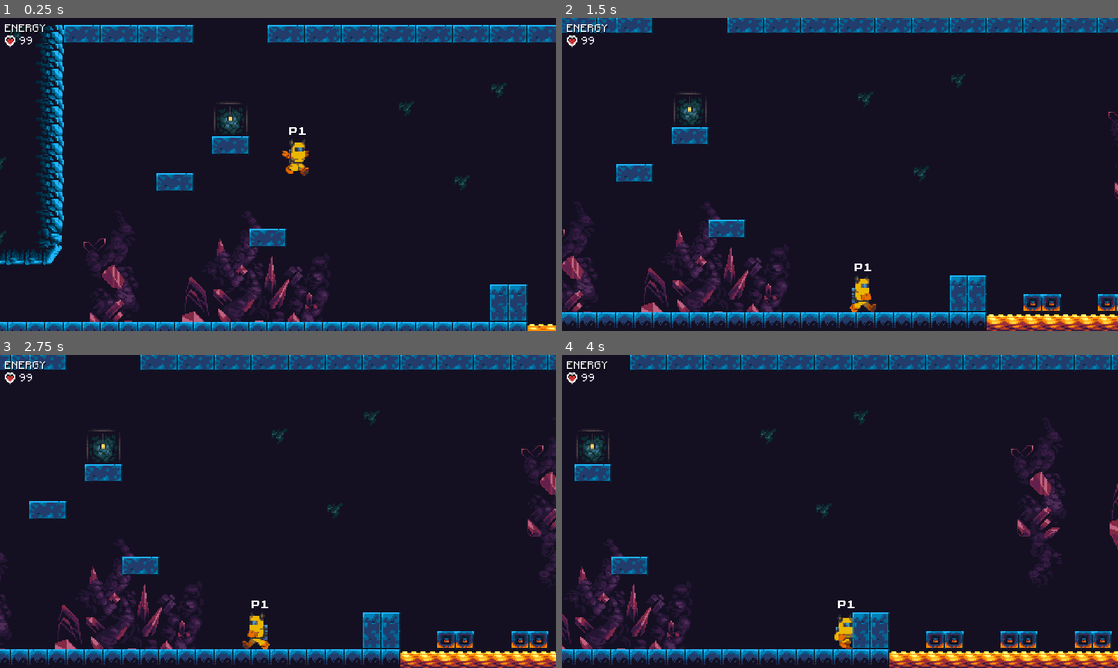
Above: before the commit, frames 1-4 (two rows, left to right).
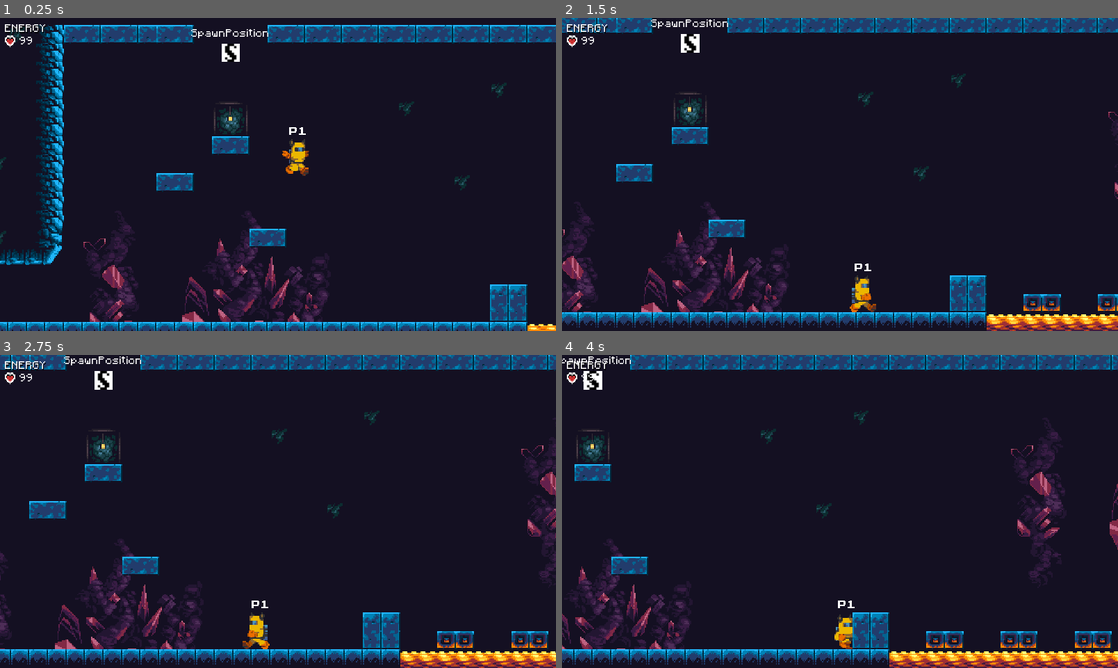
Above: after the commit, the same moments.

Repository: Levrault/philemon-adventure
Game: Godot game, scene res://src/World/Room/Room01.tscn
Two runs of this game, one before a commit and one after it. Both use one fixed random seed, a clock stepped at 60 frames per second and the inputs below. This scene is started directly instead of the project's main scene.
Inputs (mouse positions are in pixels of both pictures, inside the frame that each line leads up to):
- Up to frame 1 (0.25 s): no input
- Up to frame 2 (1.5 s): tap Enter (ui_accept) at 0.5 s; move the mouse to (962, 158) at 0.52 s; hold Space (jump_0) 0.53-1.28 s; hold D (ui_right) from 0.53 s (still down); click (962, 158) at 0.67 s; move the mouse to (728, 190) at 1.27 s; tap Space (jump_0) at 1.35 s
- Up to frame 3 (2.75 s): tap Space (jump_0) at 1.52, 1.82 s; move the mouse to (333, 442) at 2.02 s; release D (ui_right) at 2.03 s; hold A (ui_left) from 2.03 s (still down); hold Space (jump_0) from 2.03 s (still down)
- Up to frame 4 (4 s): move the mouse to (812, 574) at 2.77 s; release A (ui_left) at 2.78 s; release Space (jump_0) at 2.78 s; hold D (ui_right) from 2.78 s (still down); tap Space (jump_0) at 2.85, 3.02, 3.32 s; click (812, 574) at 2.92 s; move the mouse to (1006, 558) at 3.52 s; hold Space (jump_0) from 3.53 s (still down)

The runs differ from the first frame. In frame 1, 0.3% of the frame differs, in the area x 34-49%, y 3-14%; in frame 2, 0.3%, in the area x 16-30%, y 0-12%; in frame 3, 0.3%; in frame 4, 0.3%.

Commit message:
feat: add intro

Diff:
--- a/i18n/in-game.csv
+++ b/i18n/in-game.csv
@@ -1,12 +1,17 @@
 ,en,fr
 ingame.double_jump_unlocked,"Double jump has been unlocked","Tbt:ingame.double_jump_unlocked"
-ingame.beam_unlocked,"Beam has been unlocked","ingame.beam_unlocked"
-ingame.hyperbeam_unlocked,"Hyperbeam has been unlocked, charge it to use it","Tbt:ingame.hyperbeam_unlocked"
+ingame.jump_unlocked,"Jump boots unlocked! You can now jump!","Bottes de saut débloqués! Tu peux maintenant sauter!"
+ingame.beam_unlocked,"Beam has been unlocked!","Le pistolet laser a été débloqué!"
+ingame.hyperbeam_unlocked,"Hyperbeam has been unlocked, charge it to use it","L'hyper-laser a été débloqué, charge ton tir pour l'utiliser"
 ingame.curbedbeam_unlocked,"Curved beam has been unlocked it","Tbt:ingame.curved_unlocked"
 ingame.lvl_1_unlocked,"Green Card has been taken. You can pass through all the green force field","Carte verte récupérée. Tu peux maintenant traverser tous les champs de force vert"
 ingame.lvl_2_unlocked,"Blue Card has been taken. You can pass through all the blue force field","Carte bleue récupérée. Tu peux maintenant traverser tous les champs de force bleu"
 ingame.lvl_3_unlocked,"Red Card has been taken. You can pass through all the red force field","Carte rouge récupérée. Tu peux maintenant traverser tous les champs de force rouge"
 ingame.lvl_4_unlocked,"Black Card has been taken. You can pass through all the black force field","Carte noire récupérée. Tu peux maintenant traverser tous les champs de force noir"
 ingame.save_data,"Save data?","tbt:ingame.save_station_message"
-ingame.save_data_completed,"Save completed","tbt:ingame.save_station_message"
+ingame.save_data_completed,"Save completed","Sauvegarde complétée"
 ingame.boss,"Defeat the Cacodeamon","Bat le Cacodeamon"
+ingame.intro_title, "Emergency order", "Ordre prioritaire"
+ingame.intro_description, "Bounty hunter Philémon, we need your help to Defeat the Cacodeamon. Help us!", "Chasseur de prime Philémon, nous avons besoin de votre aide pour battre le Cacodeamon. Aidez-nous!"
+ingame.intro_author, "Galaxy Federal Police", "Police Fédéral Galaxique"
+ingame.begin_mission, "Begin Mission","Commencer la Mission"
--- a/src/Autoload/LevelManager.gd
+++ b/src/Autoload/LevelManager.gd
@@ -10,6 +10,7 @@
 	DEBUG_MULTIPLAYER,
 	DEBUG_NAVIGATION_AGENT,
 	DEBUG_SAVE_ROOM_1,
+	INTRO,
 	ROOM_01,
 	ROOM_02,
 	ROOM_03,
@@ -61,6 +62,8 @@
 	match level:
 		Level.MAIN_MENU:
 			return "res://src/UI/MainMenu.tscn"
+		Level.INTRO:
+			return "res://src/World/Room/Intro.tscn"
 		Level.ROOM_01:
 			return "res://src/World/Room/Room01.tscn"
 		Level.ROOM_02:
--- a/src/Main.tscn
+++ b/src/Main.tscn
@@ -151,4 +151,4 @@
 
 [node name="AsyncSceneLoading" type="Node2D" parent="."]
 script = ExtResource( 3 )
-current_level = 0
+current_level = 7
--- /dev/null
+++ b/src/World/Room/Intro.gd
@@ -0,0 +1,18 @@
+extends Node
+
+onready var h_box_container = $CanvasLayer/HBoxContainer
+
+
+func _ready() -> void:
+	set_process_unhandled_input(false)
+	h_box_container.hide()
+	yield(get_tree().create_timer(3.0), "timeout")
+	set_process_unhandled_input(true)
+	h_box_container.show()
+
+
+func _unhandled_input(event):
+	if event.is_action_pressed("jump_0"):
+		LevelManager.spawn_point = "SpawnPoint1"
+		Events.emit_signal("scene_fadeout_transition_displayed", LevelTransition.Transition.THEATRAL)
+		LevelManager.current_level_id = LevelManager.Level.ROOM_01
--- /dev/null
+++ b/src/World/Room/Intro.tscn
@@ -0,0 +1,79 @@
+[gd_scene load_steps=3 format=2]
+
+[ext_resource path="res://src/UI/Commons/AtlasIcon/AtlasIcon.tscn" type="PackedScene" id=2]
+[ext_resource path="res://src/World/Room/Intro.gd" type="Script" id=3]
+
+[node name="Intro" type="Node"]
+script = ExtResource( 3 )
+
+[node name="CanvasLayer" type="CanvasLayer" parent="."]
+
+[node name="ColorBackground" type="ColorRect" parent="CanvasLayer"]
+anchor_right = 1.0
+anchor_bottom = 1.0
+color = Color( 0.0823529, 0.0666667, 0.137255, 1 )
+
+[node name="AnimationPlayer" type="AnimationPlayer" parent="CanvasLayer"]
+root_node = NodePath("../..")
+
+[node name="VBoxContainer" type="VBoxContainer" parent="CanvasLayer"]
+anchor_left = 0.5
+anchor_top = 0.5
+anchor_right = 0.5
+anchor_bottom = 0.5
+margin_left = -176.0
+margin_top = -64.0
+margin_right = 176.0
+margin_bottom = 64.0
+alignment = 1
+
+[node name="Label" type="Label" parent="CanvasLayer/VBoxContainer"]
+margin_right = 352.0
+margin_bottom = 14.0
+text = "ingame.intro_title"
+align = 1
+valign = 1
+autowrap = true
+
+[node name="Label2" type="Label" parent="CanvasLayer/VBoxContainer"]
+margin_top = 57.0
+margin_right = 352.0
+margin_bottom = 71.0
+size_flags_vertical = 6
+text = "ingame.intro_description"
+align = 1
+valign = 1
+autowrap = true
+
+[node name="Label3" type="Label" parent="CanvasLayer/VBoxContainer"]
+margin_top = 114.0
+margin_right = 352.0
+margin_bottom = 128.0
+text = "ingame.intro_author"
+align = 2
+valign = 1
+autowrap = true
+
+[node name="HBoxContainer" type="HBoxContainer" parent="CanvasLayer"]
+modulate = Color( 1, 1, 1, 0.705882 )
+anchor_left = 1.0
+anchor_top = 1.0
+anchor_right = 1.0
+anchor_bottom = 1.0
+margin_left = -200.0
+margin_top = -30.0
+margin_right = -12.0
+margin_bottom = -14.0
+alignment = 2
+
+[node name="AtlasIcon" parent="CanvasLayer/HBoxContainer" instance=ExtResource( 2 )]
+margin_left = 25.0
+margin_right = 41.0
+action = "jump_0"
+
+[node name="Label" type="Label" parent="CanvasLayer/HBoxContainer"]
+margin_left = 45.0
+margin_top = 1.0
+margin_right = 188.0
+margin_bottom = 15.0
+text = "ingame.begin_mission"
--- a/src/World/Room/Room01.tscn
+++ b/src/World/Room/Room01.tscn
@@ -73,6 +73,9 @@
 spawn_point = "SpawnPoint1"
 
 [node name="SpawnPoint1" parent="Spawns" index="0" instance=ExtResource( 8 )]
+position = Vector2( 0, -104 )
+
+[node name="SpawnPoint2" parent="Spawns" index="1" instance=ExtResource( 8 )]
 position = Vector2( 704, 112 )
 
 [node name="Player" parent="." index="8"]
--- a/src/World/Room/Room02.tscn
+++ b/src/World/Room/Room02.tscn
@@ -20,7 +20,7 @@
 [node name="Portal" parent="Portals" index="0" instance=ExtResource( 2 )]
 position = Vector2( -219, 79 )
 go_to = 7
-spawn_point = "SpawnPoint1"
+spawn_point = "SpawnPoint2"
 
 [node name="Portal2" parent="Portals" index="1" instance=ExtResource( 2 )]
 position = Vector2( 280, 80 )
